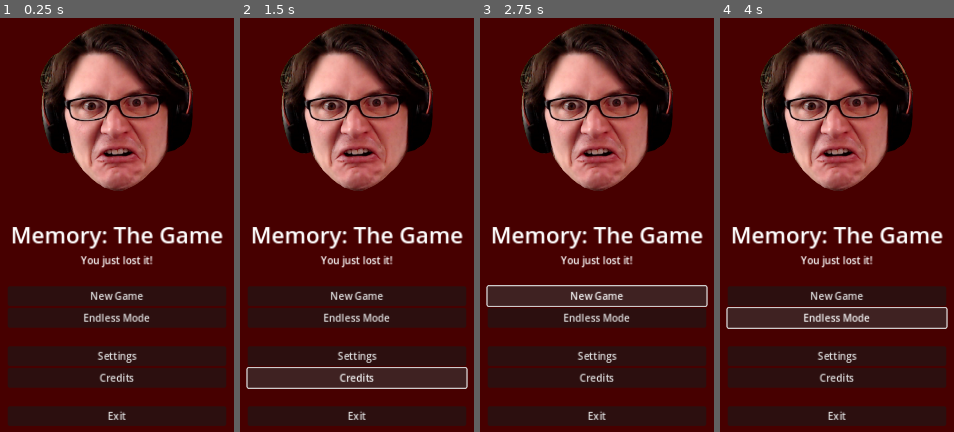
Above: before the commit, frames 1-4 (left to right).
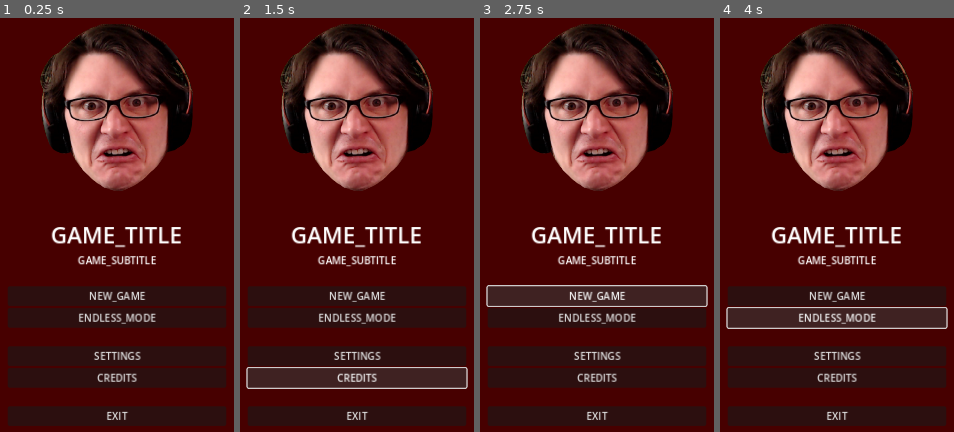
Above: after the commit, the same moments.

Repository: Visssarion/Memory-Card-Game
Game: Godot game, scene res://nodes/scenes/Menu/main_menu.tscn
The game is run twice, just before and just after one commit, with the same random seed, the same clock (stepped at 60 frames per second) and the same inputs.
Inputs:
- Up to frame 1 (0.25 s): no input
- Up to frame 2 (1.5 s): click "Settings" (after the commit: "SETTINGS") at 0.5 s; click "Credits" (after the commit: "CREDITS") at 1.25 s
- Up to frame 3 (2.75 s): click "New Game" (after the commit: "NEW_GAME") at 2 s
- Up to frame 4 (4 s): click "New Game" (after the commit: "NEW_GAME") at 2.75 s; click "Endless Mode" (after the commit: "ENDLESS_MODE") at 3.5 s

The runs differ from the first frame. In frame 1, 4.5% of the frame differs, in the area x 5-96%, y 50-98%; in frame 2, 4.5%; in frame 3, 4.5%; in frame 4, 4.5%.

Commit message:
Changed Strings in menu to Translation keys

Diff:
--- a/nodes/scenes/Menu/main_menu.tscn
+++ b/nodes/scenes/Menu/main_menu.tscn
@@ -1,5 +1,6 @@
-[gd_scene load_steps=5 format=3 uid="uid://bijkeii6n3f5n"]
+[gd_scene load_steps=6 format=3 uid="uid://bijkeii6n3f5n"]
 
+[ext_resource type="Script" path="res://translations/language test.gd" id="1_6w0bm"]
 [ext_resource type="Texture2D" uid="uid://cjwjw6w126p2t" path="res://cards/sprites/CardBack.png" id="1_xxcjj"]
 [ext_resource type="Texture2D" uid="uid://rqlqwg63digw" path="res://cards/sprites/thor.png" id="2_mhi8i"]
 
@@ -15,6 +16,7 @@
 anchor_bottom = 1.0
 grow_horizontal = 2
 grow_vertical = 2
+script = ExtResource("1_6w0bm")
 
 [node name="UIMenu" type="MarginContainer" parent="."]
 layout_mode = 1
@@ -43,14 +45,14 @@
 
 [node name="Title" type="Label" parent="UIMenu/Menu/MenuItems"]
 layout_mode = 2
-text = "Memory: The Game"
+text = "GAME_TITLE"
 label_settings = SubResource("LabelSettings_eadsj")
 horizontal_alignment = 1
 vertical_alignment = 1
 
 [node name="Subtitle" type="Label" parent="UIMenu/Menu/MenuItems"]
 layout_mode = 2
-text = "You just lost it!"
+text = "GAME_SUBTITLE"
 label_settings = SubResource("LabelSettings_beofv")
 horizontal_alignment = 1
 vertical_alignment = 1
@@ -63,11 +65,11 @@
 
 [node name="New Game" type="Button" parent="UIMenu/Menu/MenuItems"]
 layout_mode = 2
-text = "New Game"
+text = "NEW_GAME"
 
 [node name="Endless Mode" type="Button" parent="UIMenu/Menu/MenuItems"]
 layout_mode = 2
-text = "Endless Mode"
+text = "ENDLESS_MODE"
 
 [node name="Empty2" type="Label" parent="UIMenu/Menu/MenuItems"]
 layout_mode = 2
@@ -77,11 +79,11 @@
 
 [node name="Settings" type="Button" parent="UIMenu/Menu/MenuItems"]
 layout_mode = 2
-text = "Settings"
+text = "SETTINGS"
 
 [node name="Credits" type="Button" parent="UIMenu/Menu/MenuItems"]
 layout_mode = 2
-text = "Credits"
+text = "CREDITS"
 
 [node name="Empty3" type="Label" parent="UIMenu/Menu/MenuItems"]
 layout_mode = 2
@@ -91,4 +93,7 @@
 
 [node name="Exit" type="Button" parent="UIMenu/Menu/MenuItems"]
 layout_mode = 2
-text = "Exit"
+text = "EXIT"
+
+[connection signal="pressed" from="UIMenu/Menu/MenuItems/Settings" to="." method="_on_settings_pressed"]
+[connection signal="pressed" from="UIMenu/Menu/MenuItems/Credits" to="." method="_on_credits_pressed"]
